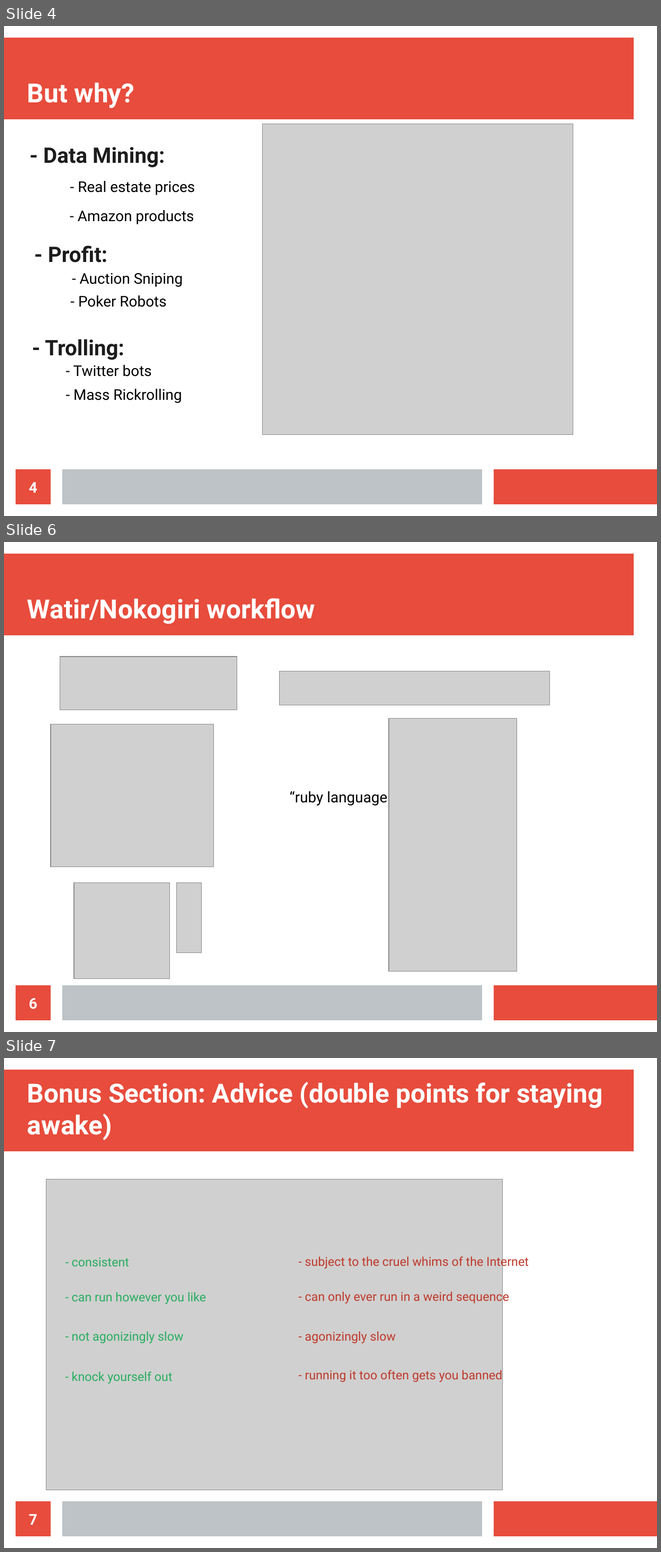
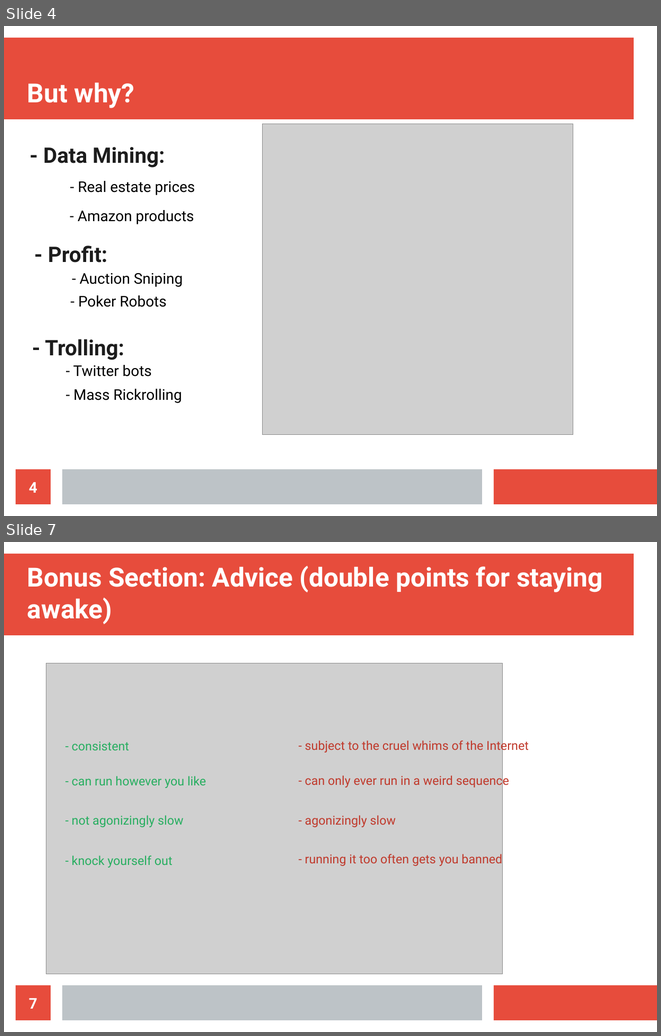
Before and after one commit to Lewington-pitsos/web_scraping_presentation, a slide deck: web_scraping.odp. Shown one above the other, each under a label of ours: slides 4, 6 and 7 before the commit, slides 4 and 7 after it; the slides between them are not shown. The pictures are 661x1552 and 661x1036 pixels, drawn with LibreOffice and Linux fonts; fonts in the diff are those of the drawing; grey boxes stand for pictures; background and template pictures are left out. Boxes give left, top, right and bottom in pixels: in the first picture for what was removed or moved away, otherwise in the second. Text is boxed around its words. In the diff, an @@ line names an element or a change of style, - is before the commit and + after.

```diff
--- a/web_scraping.odp
+++ b/web_scraping.odp
@@ slide 6 removed at <box>4,542,657,1032</box>, background #FFFFFF; not listed: 3 template elements that a slide beside it also shows @@
@@ title removed at <box>27,598,315,624</box> @@
-Watir/Nokogiri workflow
@@ picture removed at <box>60,656,237,709</box> @@
@@ picture removed at <box>280,671,550,706</box> @@
@@ picture removed at <box>51,724,214,867</box> @@
@@ picture removed at <box>389,718,517,972</box> @@
@@ text removed at <box>290,791,387,805</box> @@
-“ruby language wrapper”
@@ picture removed at <box>74,883,169,979</box> @@
@@ picture removed at <box>176,883,201,953</box> @@
@@ page number removed at <box>16,985,51,1020</box> @@
-6
```
Also in this commit, not shown: 1 slide changed, 2 slides added, 4 other files.
